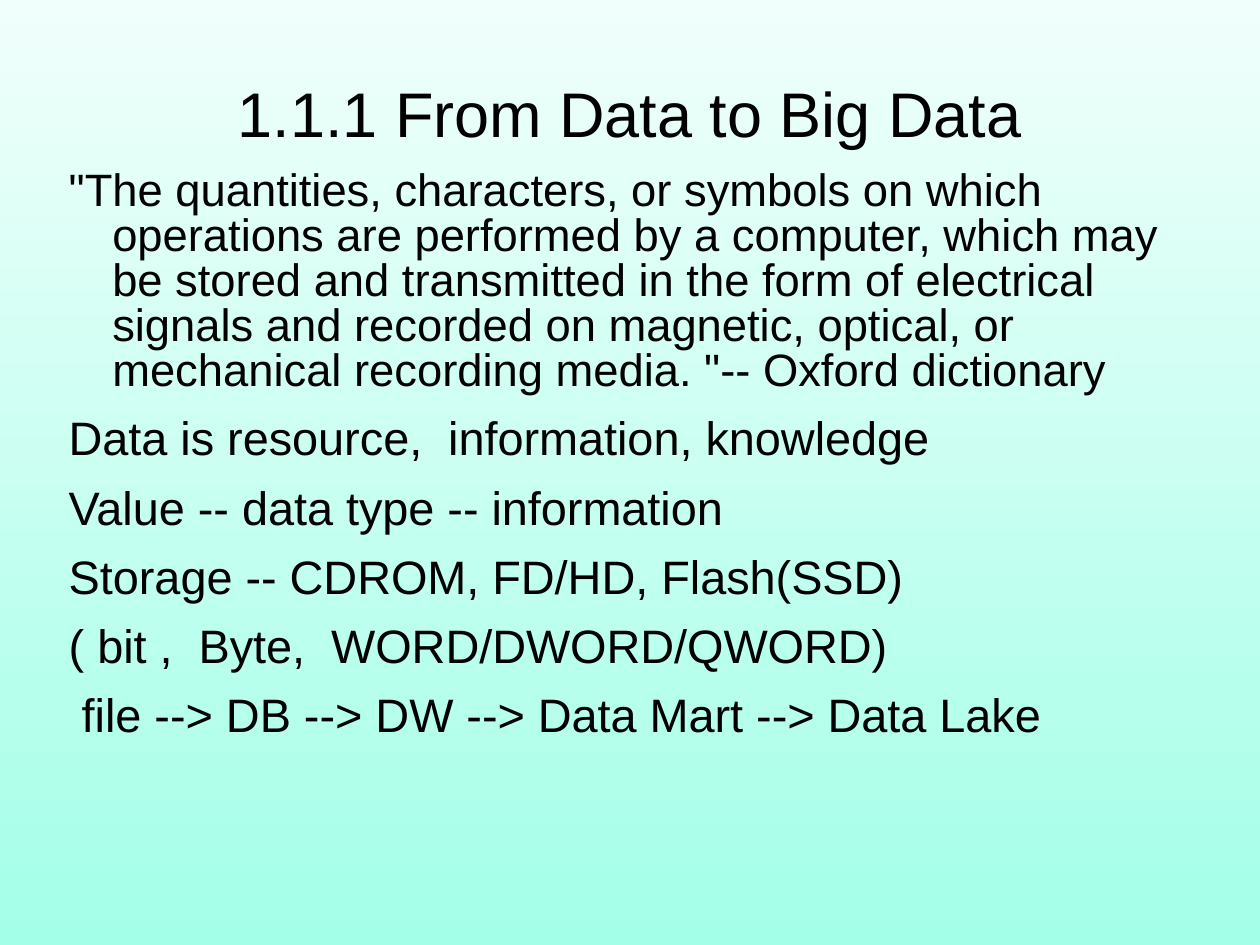
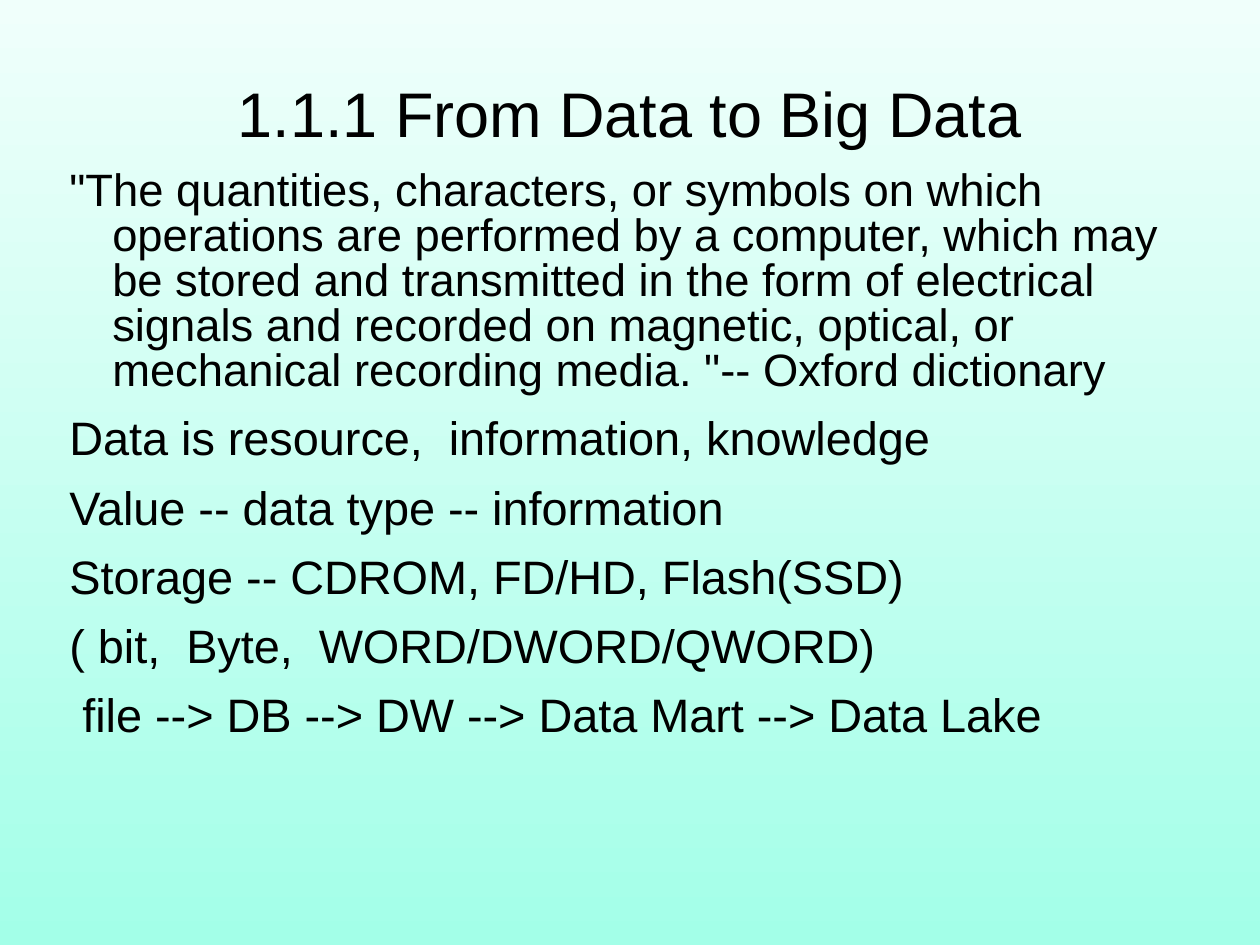
Before and after one commit to robin3795/Data, a slide deck: slide 9 of 2018_1.ppt. Drawn at 1260x945 pixels with LibreOffice and Linux fonts; fonts in the diff are those of the drawing. Boxes give left, top, right and bottom in pixels: in the first picture for what was removed or moved away, otherwise in the second. Text is boxed around its words. In the diff, an @@ line names an element or a change of style, - is before the commit and + after.

```diff
--- a/2018_1.ppt
+++ b/2018_1.ppt
@@ text at box(69, 173, 1158, 733): indent changed @@
@@ text at box(98, 629, 875, 672): text changed @@
-( bit , Byte, WORD/DWORD/QWORD)
+( bit, Byte, WORD/DWORD/QWORD)
```
Also in this commit, not shown: 9 other slides changed, 39 slides added, 2 slides removed.
